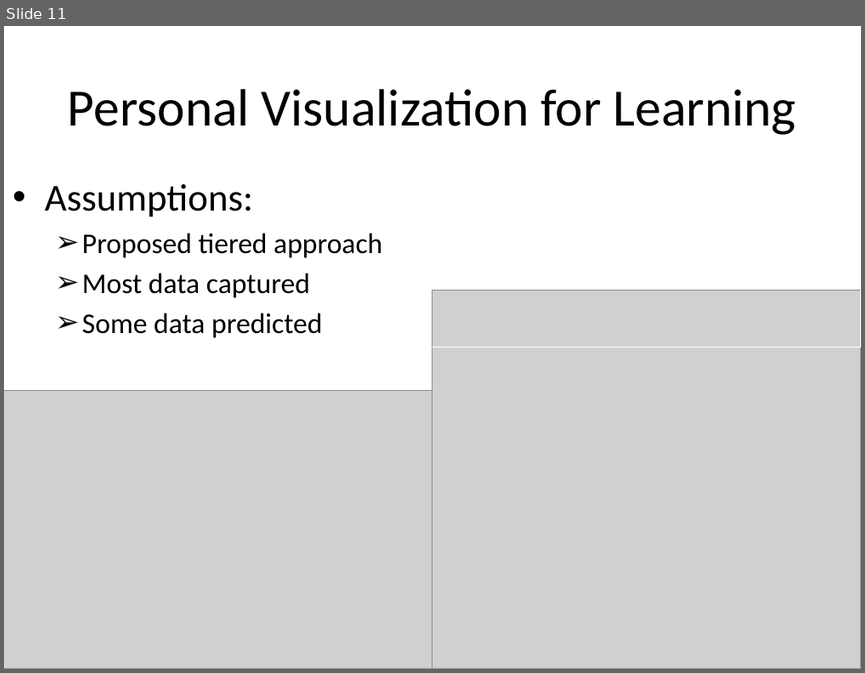
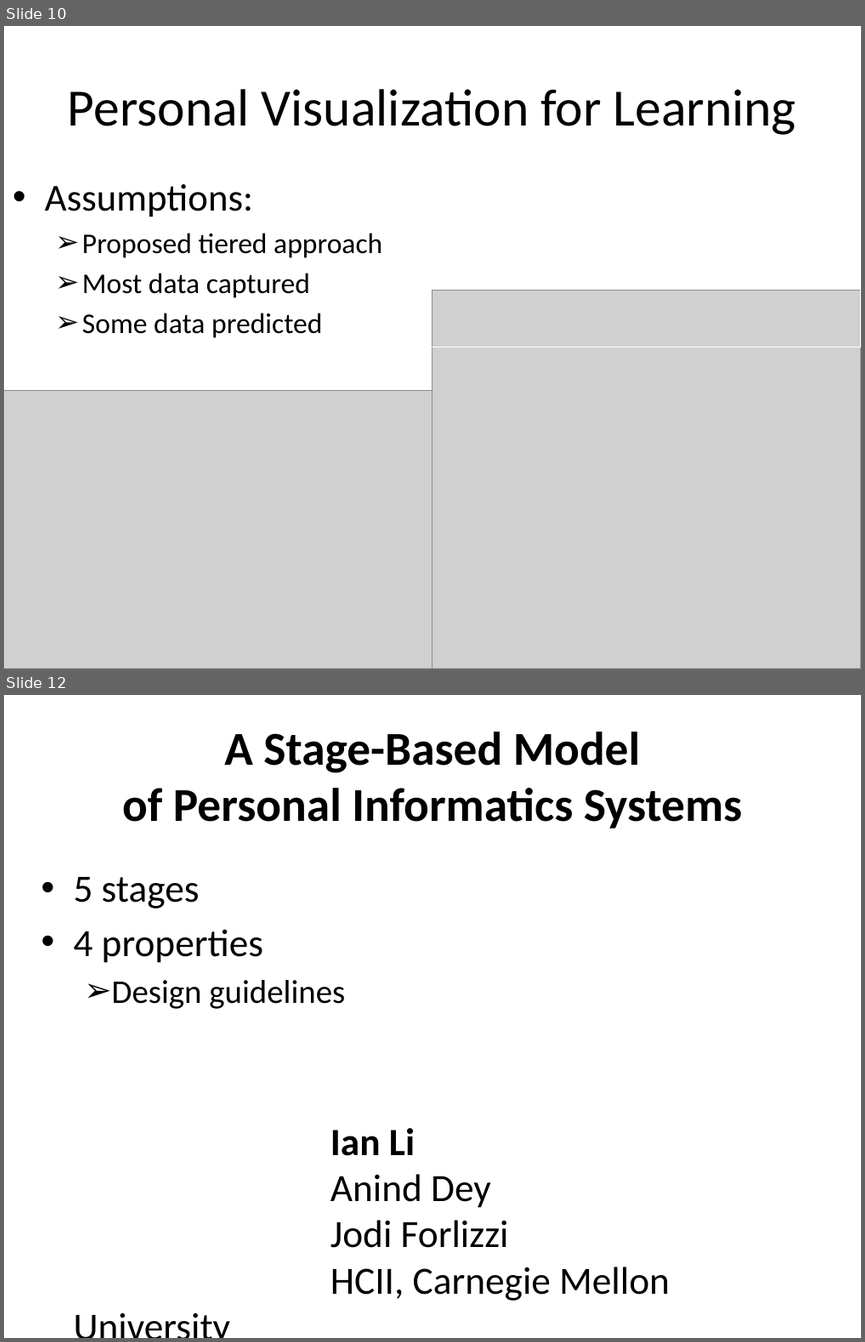
Before and after one commit to muj123-fastpwr/FYP-I, a slide deck: Literature Review.pptx. Shown one above the other, each under a label of ours: slide 11 before the commit, slides 10 and 12 after it; the slides between them are not shown. The pictures are 865x673 and 865x1342 pixels, drawn with LibreOffice and Linux fonts; fonts in the diff are those of the drawing; grey boxes stand for pictures. Boxes give left, top, right and bottom in pixels: in the first picture for what was removed or moved away, otherwise in the second. Text is boxed around its words. In the diff, an @@ line names an element or a change of style, - is before the commit and + after.

```diff
--- a/Literature Review.pptx
+++ b/Literature Review.pptx
@@ slide 12 added at (4,695,861,1338), background #FFFFFF @@
@@ title added at (122,732,742,828), 39.6 pt, text #000000, bold @@
+A Stage-Based Model
+of Personal Informatics Systems
@@ text added at (74,877,670,1300), 32.4 pt, text #000000 @@
+• 5 stages
+• 4 properties
+  ➢ Design guidelines
+Ian Li
+Anind Dey
+Jodi Forlizzi
+HCII, Carnegie Mellon University
@@ what was slide 11 is now slide 10 @@
```
Also in this commit, not shown: 5 slides changed, 2 other slides added.
